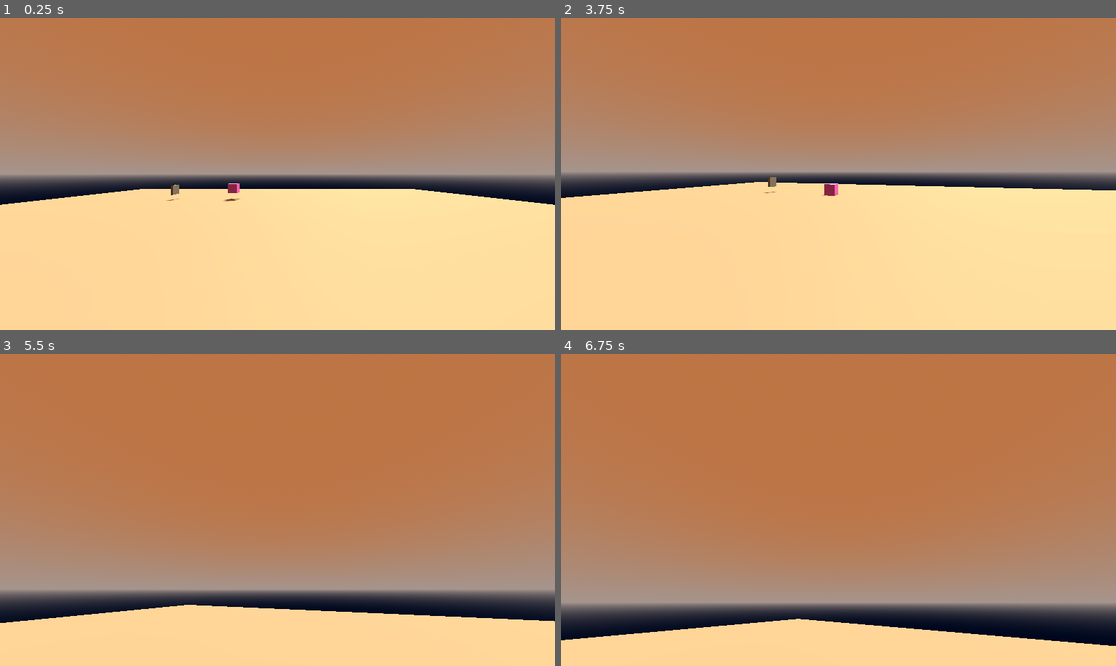
Above: before the commit, frames 1-4 (two rows, left to right).
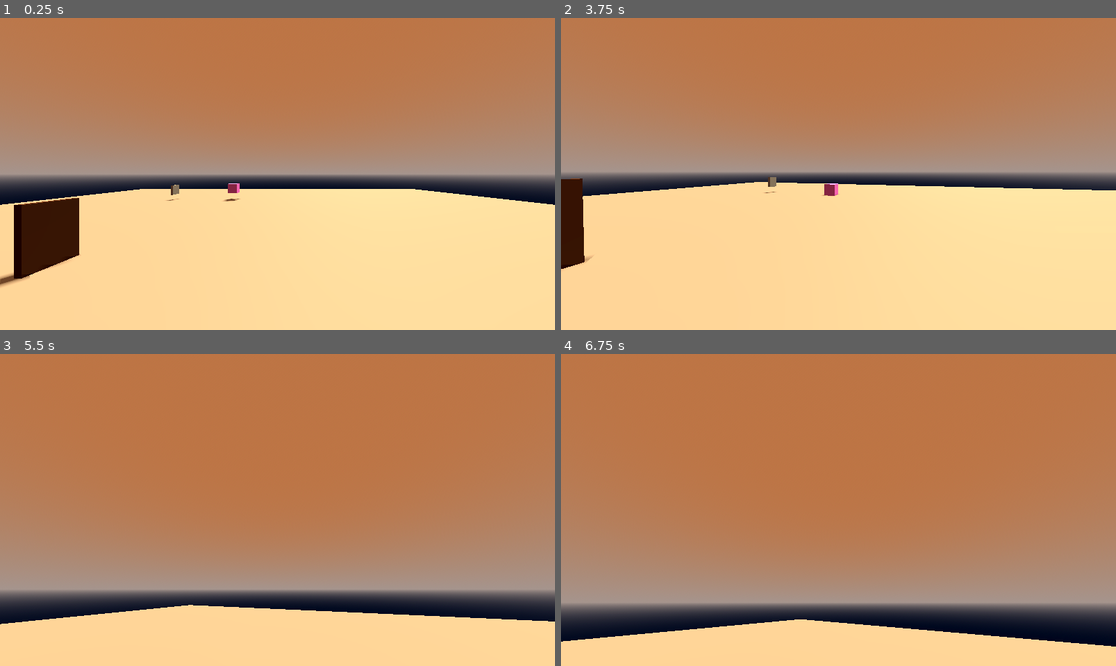
Above: after the commit, the same moments.

Repository: Slippery-Marker/TMTV_SJ2025
Game: Godot game, scene res://Scenes/Levels/test.tscn
Two runs of this game, one before a commit and one after it. Both use one fixed random seed, a clock stepped at 60 frames per second and the inputs below. The project has no main scene, so this scene is started directly.
Inputs (mouse positions are in pixels of both pictures, inside the frame that each line leads up to):
- Up to frame 1 (0.25 s): no input
- Up to frame 2 (3.75 s): move the mouse to (866, 174) at 0.52 s; hold W (mforward) 0.53-2.03 s; tap F (int1) at 0.6, 1.55, 2.1, 2.85 s; tap Space (jump) at 0.77, 1.52, 2.75, 3.02 s; move the mouse to (810, 174) at 1.27 s; tap Tab (act4) at 1.35 s; tap Enter at 2, 3.5 s; move the mouse to (894, 105) at 2.02 s; hold D (mrightward) 2.03-2.78 s; move the mouse to (810, 236) at 2.77 s; hold W (mforward) 2.78-3.53 s; move the mouse to (1005, 220) at 3.52 s; hold A (mleftward) from 3.53 s (still down); hold Tab (act4) from 3.53 s (still down)
- Up to frame 3 (5.5 s): tap Space (jump) at 3.77, 4.52 s; tap F (int1) at 3.8, 4.35, 5.1 s; move the mouse to (233, 506) at 4.27 s; release A (mleftward) at 4.28 s; release Tab (act4) at 4.28 s; hold W (mforward) from 4.28 s (still down); move the mouse to (283, 510) at 5.02 s
- Up to frame 4 (6.75 s): move the mouse to (816, 503) at 5.77 s; release W (mforward) at 5.78 s; hold D (mrightward) 5.78-6.53 s; tap Tab (act4) at 5.85 s; tap Space (jump) at 6.02, 6.5 s; tap F (int1) at 6.05, 6.6 s; move the mouse to (960, 494) at 6.52 s; hold W (mforward) from 6.53 s (still down)

The runs differ from the first frame. In frame 1, 2.6% of the frame differs, in the area x 0-15%, y 57-87%; in frame 2, 1.1%; in frame 3, 0.1%; in frame 4, 0.2%.

Commit message:
objectbrain comment
also i just noticed im exposing the tv secret, i might be stupid

Diff:
--- a/Scenes/Levels/test.tscn
+++ b/Scenes/Levels/test.tscn
@@ -58,7 +58,6 @@
 
 [node name="key" parent="." instance=ExtResource("4_wattf")]
 transform = Transform3D(2.445, 0, 0, 0, 2.445, 0, 0, 0, 2.445, -6.766925, 0.7026572, 5.6369376)
-behavior = 0
 
 [node name="door" parent="." instance=ExtResource("6_jk60j")]
 transform = Transform3D(1, 0, 0, 0, 1, 0, 0, 0, 1, -6.905409, 0, 1.27)
@@ -77,3 +76,19 @@
 [node name="CollisionShape3D" type="CollisionShape3D" parent="RigidBody3D"]
 transform = Transform3D(1, 0, 0, 0, 1, 2.3283064e-10, 0, -2.3283064e-10, 1, 0, 0, 0)
 shape = SubResource("BoxShape3D_jk60j")
+
+[node name="tape3" parent="." instance=ExtResource("3_8kuwg")]
+transform = Transform3D(0.5, 0, 0, 0, 0.5, 0, 0, 0, 0.5, -6.7887588, 0.722154, 7.0898705)
+
+[node name="tape4" parent="." instance=ExtResource("3_8kuwg")]
+transform = Transform3D(0.5, 0, 0, 0, 0.5, 0, 0, 0, 0.5, -6.7887588, 0.722154, 7.872137)
+
+[node name="tape2" parent="." instance=ExtResource("3_8kuwg")]
+transform = Transform3D(0.5, 0, 0, 0, 0.5, 0, 0, 0, 0.5, -6.7887588, 0.722154, 6.3218374)
+
+[node name="door2" parent="." instance=ExtResource("6_jk60j")]
+transform = Transform3D(1, 0, 0, 0, 1, 0, 0, 0, 1, -6.905409, 0, -0.5660471)
+behavior = 5
+
+[node name="tv2" parent="." instance=ExtResource("4_oteci")]
+transform = Transform3D(1, 0, 0, 0, 1, 0, 0, 0, 1, -6.7637153, 0.29529965, 9.404962)
--- a/programs/object_brain.gd
+++ b/programs/object_brain.gd
@@ -62,13 +62,17 @@
 			if _inv.get_tape()!=0:
 				_inv.use_tape()
 				print("(tapes remaining: ",_inv.get_tape(),")")
-				if _rng==21 || _rng== 10 || _rng==81:
-					print("WOULD YOU LOOK AT THAT! THE WORLD IS not revolving its the TV!!!")
+				if _rng==23 || _rng== 10 || _rng==81:
+					print("WOULD YOU LOOK AT THAT! THE WORLD IS not revolving its the TV!!!",_rng)
 					_animator=1
+
+					randomize()
+					_set_rng()
 				else:
 					print("Eh... ",_rng," is not a part of the the secret numbers gang")
 					randomize()
 					_set_rng()
+				_set_behavior(4)
 			else:
 				printerr("INSUFFICIENT TAPES!")
 				_animator=3
@@ -94,4 +98,6 @@
 			_animator=0
 func get_behavior():
 	return behavior
-#NOTE: this might be one of the most modular things in he project, you put this on any object i …(229 unchanged characters)…
+#NOTE: this might be one of the most modular things in the project, you put this on any object i …(229 unchanged characters)…
+#NOTE: this particular script was actually fun to make. realizing how to handle the logic in a way that works and throwing the initial solution that was in mind away. it's all about experimenting with logic...and getting help when necessary. i did ask gemini about my errors and how to code in animation but all of it has human input in actual logical writing (gemini can be helpful but lots of the times it would tweak things that would crash the whole game, figured those out on my own)
+#NOTE: planning the structure happened while i was in university taking my "Software Engineering" class, took my mini notebook out and started drawing the flow in a flowchart manner.
--- a/project.godot
+++ b/project.godot
@@ -88,6 +88,7 @@
 
 [rendering]
 
+renderer/rendering_method="mobile"
 lights_and_shadows/directional_shadow/soft_shadow_filter_quality=5
 lights_and_shadows/positional_shadow/soft_shadow_filter_quality=5
 anti_aliasing/quality/msaa_3d=3
--- a/scenes/PB/key.tscn
+++ b/scenes/PB/key.tscn
@@ -11,8 +11,12 @@
 behavior = 2
 _animator = 1
 
+[node name="collision" parent="Cube" index="0"]
+collision_layer = 0
+
 [node name="collision" type="StaticBody3D" parent="Cube/collision" index="1"]
 transform = Transform3D(5.5658154, 0, 0, 0, 2.7829077, 0, 0, 0, 1.1251245, 0, 0, 0)
+collision_layer = 2
 
 [node name="CollisionShape3D" type="CollisionShape3D" parent="Cube/collision/collision" index="0"]
 shape = SubResource("ConcavePolygonShape3D_hu8sd")
